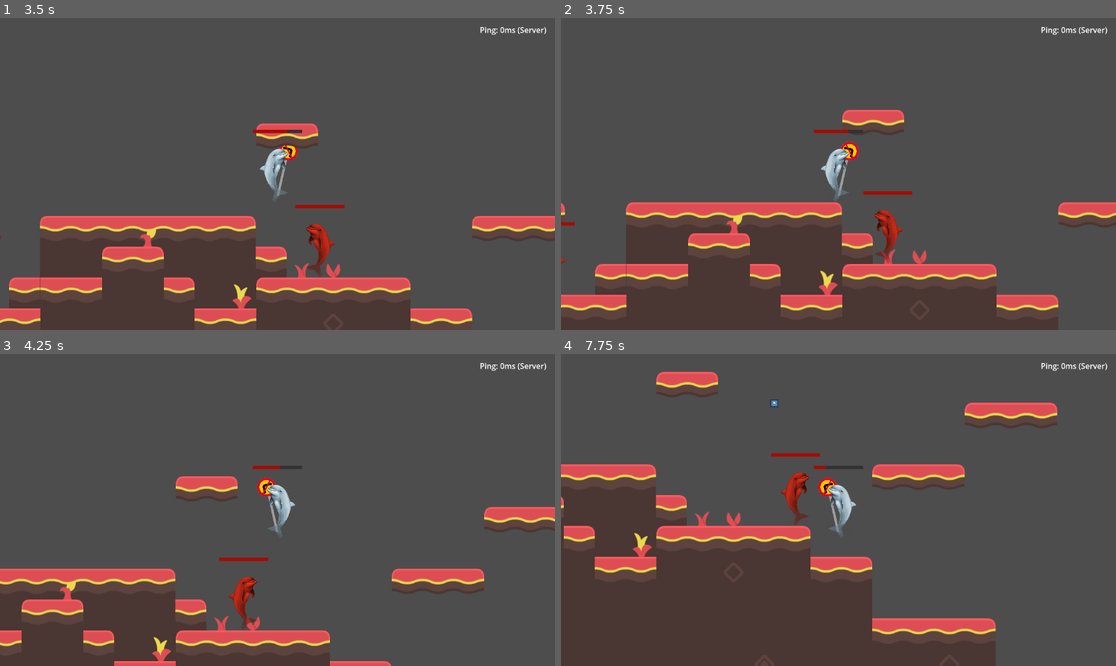
Above: before the commit, frames 1-4 (two rows, left to right).
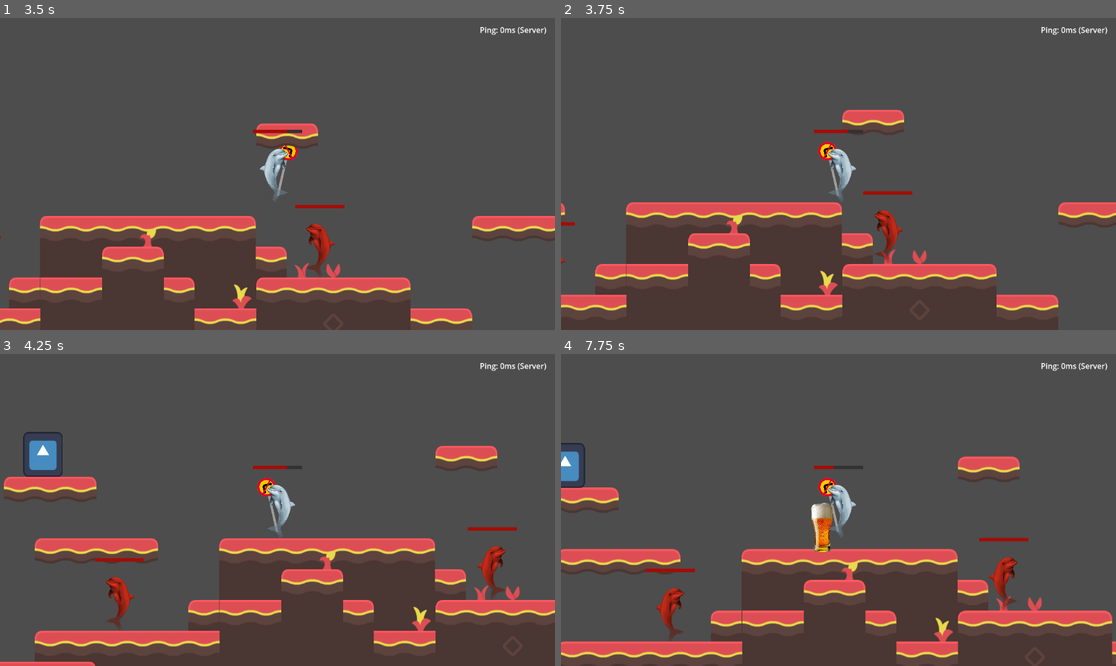
Above: after the commit, the same moments.

Repository: A-vd-E/Eget-spel
Game: Godot game, scene res://scenes/main.tscn
Two runs of this game, one before a commit and one after it. Both use one fixed random seed, a clock stepped at 60 frames per second and the inputs below. The engine's default icon, where the game draws it, is replaced by a stand-in: a white triangle on a blue panel in a dark square.
Inputs (mouse positions are in pixels of both pictures, inside the frame that each line leads up to):
- Up to frame 1 (3.5 s): click (22, 58) at 0.52 s; type "12" at 0.6 s; click "Host" at 1.25 s; hold D (right) from 2.03 s (still down); tap C (dash) at 2.1, 2.85 s; tap Space (jump) at 2.27, 3.02 s
- Up to frame 2 (3.75 s): release D (right) at 3.53 s; hold A (left) from 3.53 s (still down); tap X (melee_attack) at 3.6 s
- Up to frame 3 (4.25 s): keep holding A (left); tap C (dash) at 3.8 s
- Up to frame 4 (7.75 s): release A (left) at 4.28 s; hold D (right) 4.28-5.78 s; tap F (ranged_attack) at 4.35, 7.35 s; tap Space (jump) at 4.52, 5.27, 6.02, 7.52 s; tap C (dash) at 4.55, 5.1, 5.85, 6.8, 7.55 s; hold A (left) 5.78-6.53 s; hold D (right) 6.53-7.28 s; tap X (melee_attack) at 6.6 s; hold A (left) from 7.28 s (still down)

Frame 1 is identical in both runs. In frame 2, 0.7% of the frame differs, in the area x 46-54%, y 39-59%; in frame 3, 29%; in frame 4, 31%, in the area x 0-100%, y 5-100%.

Commit message:
Fix dash bug, change projectile sprite

Diff:
--- a/scenes/projectile_hitbox.tscn
+++ b/scenes/projectile_hitbox.tscn
@@ -1,10 +1,10 @@
 [gd_scene format=3 uid="uid://df0mg3qgt5xtb"]
 
 [ext_resource type="Script" uid="uid://dllknt1utxr3t" path="res://scripts/combat/attacking/projectile_hitbox.gd" id="1_k02ly"]
-[ext_resource type="Texture2D" uid="uid://bp2sjhgnpix2x" path="res://icon.svg" id="2_gfcd1"]
+[ext_resource type="Texture2D" uid="uid://crhqiuroai7mt" path="res://assets/images/apple_juice.png" id="2_gfcd1"]
 
-[sub_resource type="CircleShape2D" id="CircleShape2D_0vdsg"]
-radius = 11.401754
+[sub_resource type="RectangleShape2D" id="RectangleShape2D_gfcd1"]
+size = Vector2(33, 98)
 
 [sub_resource type="SceneReplicationConfig" id="SceneReplicationConfig_k02ly"]
 properties/0/path = NodePath(".:global_position")
@@ -15,11 +15,13 @@
 script = ExtResource("1_k02ly")
 
 [node name="CollisionShape2D" type="CollisionShape2D" parent="." unique_id=1484465355]
-shape = SubResource("CircleShape2D_0vdsg")
+position = Vector2(-1.5, 12)
+shape = SubResource("RectangleShape2D_gfcd1")
 
 [node name="MultiplayerSynchronizer" type="MultiplayerSynchronizer" parent="." unique_id=321609941]
 replication_config = SubResource("SceneReplicationConfig_k02ly")
 
 [node name="Sprite2D" type="Sprite2D" parent="." unique_id=550591151]
-scale = Vector2(0.13671875, 0.13671875)
+position = Vector2(11, 9)
+scale = Vector2(0.09863281, 0.088872194)
 texture = ExtResource("2_gfcd1")
--- a/scripts/combat/attacking/projectile_hitbox.gd
+++ b/scripts/combat/attacking/projectile_hitbox.gd
@@ -1,7 +1,7 @@
 class_name ProjectileHitbox
 extends Hitbox
 
-@export var speed: int = 600
+@export var speed: int = 800
 var velocity: int
 
 
--- a/scripts/states/temporary_states/dash_state.gd
+++ b/scripts/states/temporary_states/dash_state.gd
@@ -61,14 +61,15 @@
 	# Optional wall cancel
 	if character.is_on_wall() and not character.is_on_floor():
 		end_dash()
-
+func exit():
+	character.remove_turn_lock("dash")
 
 func end_dash():
 
 	character.velocity.x = 0
 
 	character.remove_turn_lock("dash")
-
+	print("coll test")
 	if not character.is_on_floor():
 		state_machine.change_state("fallstate")
 		return
Binary file added: assets/images/apple_juice.png
Not shown, added: assets/images/apple_juice.png.import
Binary file added: assets/images/ric.png
Not shown, added: assets/images/ric.png.import
